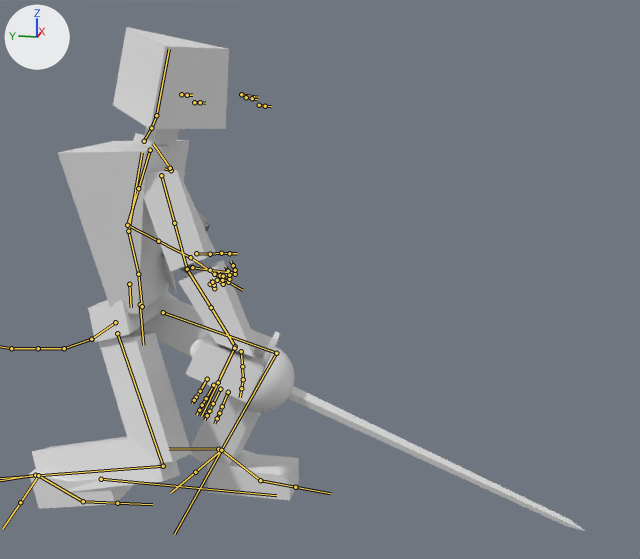
Renders of the FBX model Unity/Assets/TheGame/Placeholder/TheChosenOne01.fbx from each side of a commit.
One viewpoint serves both versions: a 50 mm camera at (-2.43, -1.2, 1.3) aimed at (0.06, -0.71, 0.68). Lighting does not change. The marker at upper left points along +X, +Y and +Z. Both versions are drawn at frame 20 of the action 'Armature|Combat_Attack_Lunge'; the numbers are the values there. The bones that bend it are drawn over the model as lines.

Objects in the first picture: 'Rapier01_Cube', 'TheChosenOne'.
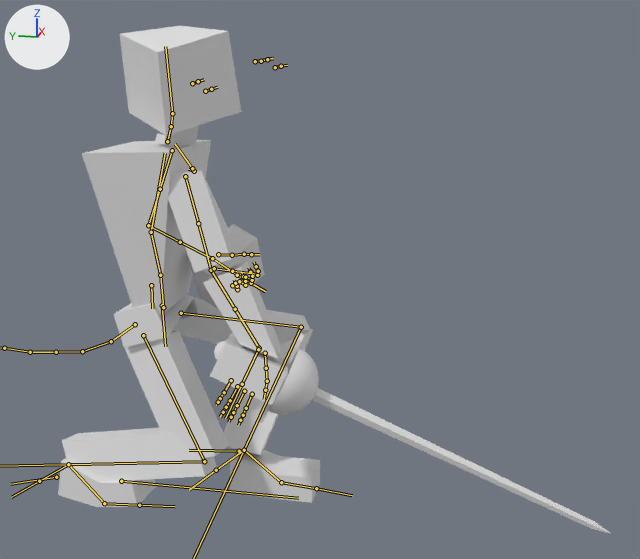
The change in detail:
Bone 'root' (bone_root) moves from (0.0, 0.0, 0.0) to (0.0, 0.07, 0.0).
Bone 'HipControl' (bone_hipcontrol) turns from (0, 0, 0) to (0, -5, 0) degrees about its own x, y and z.
Bone 'Femur.R' (bone_femur_r) turns from (-13, 1, 8) to (-17, -1, 5) degrees about its own x, y and z.
Bone 'Tibia.R' (bone_tibia_r) turns from (79, -4, 6) to (88, -4, 5) degrees about its own x, y and z.
Bone 'Femur.L' (bone_femur_l) turns from (-66, 2, -3) to (-55, -28, -24) degrees about its own x, y and z.
Bone 'Tibia.L' (bone_tibia_l) turns from (86, 2, -3) to (74, -21, 37) degrees about its own x, y and z.
Bone 'Neck.001' (bone_neck_001) turns from (2, 27, 9) to (21, 25, 11) degrees about its own x, y and z.
Bone 'Eye.R' (bone_eye_r) turns from (0, -17, 15) to (0, -11, 15) degrees about its own x, y and z.
Bone 'Eye.L.001' (bone_eye_l_001) turns from (0, -17, 15) to (0, -11, 15) degrees about its own x, y and z.
Bone 'Tarsals.R' (bone_tarsals_r) turns from (0, 0, 0) to (21, 0, 0) degrees about its own x, y and z.
Bone 'Tarsals.L' (bone_tarsals_l) turns from (0, 0, 0) to (3, 0, 0) degrees about its own x, y and z.

What differs and where, as boxes (x1, y1, x2, y2) in the pictures (640 x 559 px):
'TheChosenOne', posed: before (29, 27, 299, 509); after (58, 26, 320, 507)
'Rapier01_Cube', posed: before (190, 331, 585, 531); after (214, 332, 610, 533)
bone 'root', root to tip: before (101, 479) to (276, 495); after (121, 481) to (298, 498)
bone 'HipControl', root to tip: before (140, 304) to (143, 345); after (162, 305) to (165, 346)
bone 'Femur.R', root to tip: before (117, 333) to (163, 466); after (143, 335) to (204, 461)
bone 'Tibia.R', root to tip: before (163, 466) to (38, 475); after (204, 461) to (68, 464)
bone 'Femur.L', root to tip: before (163, 312) to (276, 353); after (181, 313) to (301, 327)
bone 'Tibia.L', root to tip: before (276, 353) to (221, 450); after (301, 327) to (244, 450)
bone 'Neck.001', root to tip: before (144, 141) to (151, 128); after (167, 141) to (171, 126)
bone 'Eye.R', root to tip: before (194, 102) to (200, 102); after (205, 91) to (211, 89)
bone 'Eye.L.001', root to tip: before (181, 94) to (187, 95); after (192, 83) to (198, 81)
bone 'Tarsals.R', root to tip: before (83, 501) to (38, 475); after (104, 503) to (68, 464)
bone 'Tarsals.L', root to tip: before (260, 480) to (221, 450); after (281, 482) to (244, 450)
